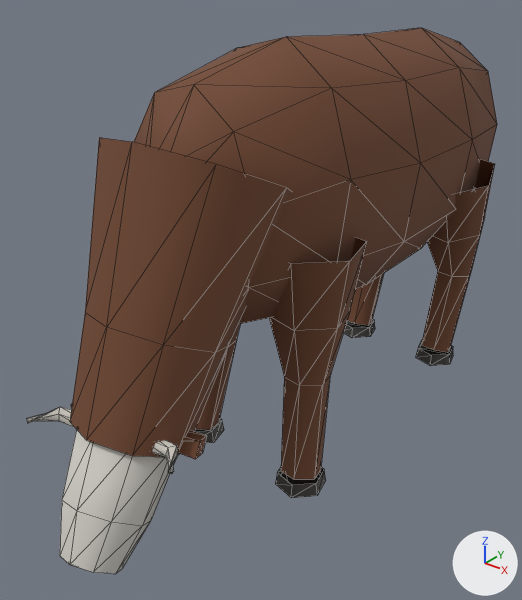
The glTF model public/maps/assets/models/cow-grazing.glb as it was, and as the next commit left it.
Camera for both pictures: a camera (50 mm lens) standing at (1.41, -2.25, 1.72) and looking at (-0.08, -0.38, 0.56). Arrows for +X, +Y and +Z are at lower right; the lights stay in place. The first picture is the older version. Mesh edges are drawn as thin lines. Where no turn or scale is listed for an object, it has been applied to the vertices. Vertices at exactly the same position are counted once.

Names of what the first picture shows: 'cow-grazing', 'cow-grazing-hoof', 'cow-grazing-white'.
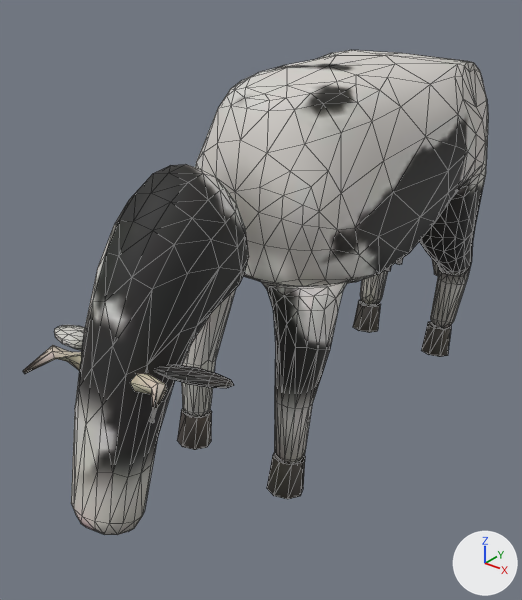
Changed parts and their boxes (x1, y1, x2, y2) in the pictures (522 x 600 px; the box of a moved part takes in the faces that stretch with it):
```json
{"object": "cow-grazing", "change": "reshaped, moved, rescaled, recoloured", "before": [70, 28, 497, 479], "after": [23, 50, 488, 535], "on screen": "9% wider, 8% taller"}
{"object": "cow-grazing-white", "change": "deleted", "before": [27, 407, 179, 574]}
{"object": "cow-grazing-hoof", "change": "deleted", "before": [195, 319, 453, 498]}
{"part": 1, "of": "me_cow_grazing", "change": "rebuilt", "before": [134, 28, 497, 324], "after": [181, 50, 488, 465], "on screen": "15% narrower, 40% taller"}
{"part": 2, "of": "me_cow_grazing", "change": "rebuilt", "before": [70, 137, 291, 457], "after": [71, 164, 249, 535], "on screen": "19% narrower, 16% taller"}
{"part": 3, "of": "me_cow_grazing", "change": "deleted", "before": [179, 430, 206, 459], "on screen": "brown"}
{"part": 4, "of": "me_cow_grazing", "change": "added", "after": [23, 325, 234, 423]}
{"part": 5, "of": "me_cow_grazing", "change": "moved or reshaped", "before": [348, 159, 495, 352], "after": [353, 258, 451, 357]}
{"part": 6, "of": "me_cow_grazing", "change": "moved or reshaped", "before": [195, 237, 367, 479], "after": [177, 408, 305, 499]}
```

Scene script edits in JSON lines:
```json
{"op": "add", "block": "img_cow_grazing_normal", "code": ["img_cow_grazing_normal = load_image('cow-grazing-normal', '_unpacked/cow-grazing-normal', 512, 512, 'Non-Color')"]}
{"op": "add", "block": "img_cow_grazing_colour", "code": ["img_cow_grazing_colour = load_image('cow-grazing-colour', '_unpacked/cow-grazing-colour', 512, 512, 'sRGB')"]}
{"op": "add", "block": "img_cow_grazing_orm", "code": ["img_cow_grazing_orm = load_image('cow-grazing-orm', '_unpacked/cow-grazing-orm', 512, 512, 'Non-Color')"]}
{"op": "add", "block": "mat_cow_grazing_surface", "code": ["mat_cow_grazing_surface = bpy.data.materials.new('cow-grazing-surface')", "# uses the picture img_cow_grazing_colour", "# uses the picture img_cow_grazing_normal", "# uses the picture img_cow_grazing_orm"]}
{"block": "me_cow_grazing", "where": "# used by ob_cow_grazing; location = (0.0, -0.143, 0.755); scale = (1.13, 1.13, 1.13)"}
{"op": "remove", "block": "me_cow_grazing", "code": "me_cow_grazing.from_pydata(...)  # 221 vertices, 348 faces; spans x -0.34..0.34, y -1.0..1.0, z -0.65..0.65"}
{"op": "remove", "block": "me_cow_grazing", "code": "me_cow_grazing.materials.append(mat_cow_coat)  # brown #734830"}
{"op": "add", "block": "me_cow_grazing", "code": "me_cow_grazing.from_pydata(...)  # 1256 vertices, 2394 faces; spans x -0.31..0.31, y -1.0..1.0, z -0.59..0.59"}
{"block": "me_cow_grazing", "change": "me_cow_grazing part 1: the loose piece of 70 vertices spanning x -0.28..0.28, y -0.69..0.95, z -0.22..0.65 is rebuilt with 762 vertices and now spans x -0.31..0.31, y -0.42..0.78, z -0.5..0.59, in mat_cow_grazing_surface"}
{"block": "me_cow_grazing", "change": "me_cow_grazing part 2: the loose piece of 24 vertices spanning x -0.26..0.26, y -1.0..-0.31, z -0.37..0.46 is rebuilt with 162 vertices and now spans x -0.15..0.15, y -1.0..-0.44, z -0.45..0.43, in mat_cow_grazing_surface"}
{"block": "me_cow_grazing", "change": "me_cow_grazing part 3: the loose piece of 8 vertices spanning x 0.04..0.2, y -0.86..-0.75, z -0.33..-0.25 is deleted"}
{"block": "me_cow_grazing", "change": "me_cow_grazing part 4: 140 vertices added at x -0.29..0.27, y -0.98..-0.7, z -0.04..0.02"}
{"block": "me_cow_grazing", "change": "me_cow_grazing part 5: 48 vertices removed from x -0.34..0.34, y 0.45..0.79, z -0.65..0.16; 84 vertices added at x -0.22..0.22, y 0.41..1.0, z -0.59..-0.13"}
{"block": "me_cow_grazing", "change": "me_cow_grazing part 6: 48 vertices removed from x -0.34..0.34, y -0.46..-0.16, z -0.64..0.11; 32 vertices added at x -0.25..0.25, y -0.45..-0.33, z -0.59..-0.47"}
{"block": "me_cow_grazing", "change": "other edits to the shape of me_cow_grazing do not show in these pictures"}
{"op": "add", "block": "me_cow_grazing", "code": "me_cow_grazing.materials.append(mat_cow_grazing_surface)"}
{"op": "set", "path": "ob_cow_grazing.location", "old": "(0.0, -0.143, 0.755)", "new": "(0.001, -0.16, 0.678)"}
{"op": "set", "path": "ob_cow_grazing.scale", "old": "(1.13, 1.13, 1.13)", "new": "(1.16, 1.16, 1.16)"}
{"op": "remove", "block": "ob_cow_grazing_white", "code": ["ob_cow_grazing_white = bpy.data.objects.new('cow-grazing-white', me_cow_grazing_white)", "ob_cow_grazing_white.location = (0.03, -1.01, 0.605)"]}
{"op": "remove", "block": "ob_cow_grazing_hoof", "code": ["ob_cow_grazing_hoof = bpy.data.objects.new('cow-grazing-hoof', me_cow_grazing_hoof)", "ob_cow_grazing_hoof.location = (0.0, -0.001, 0.025)"]}
```
